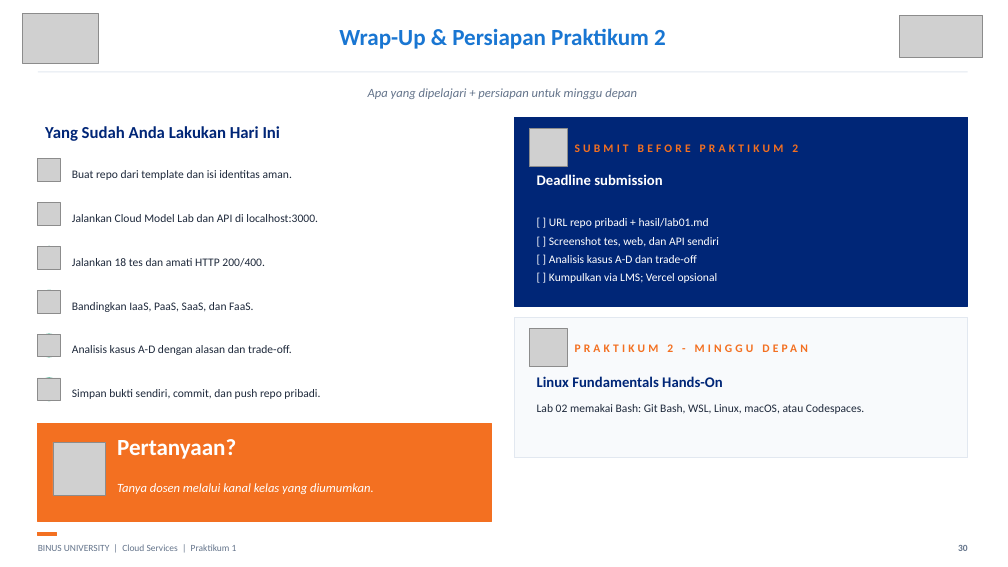
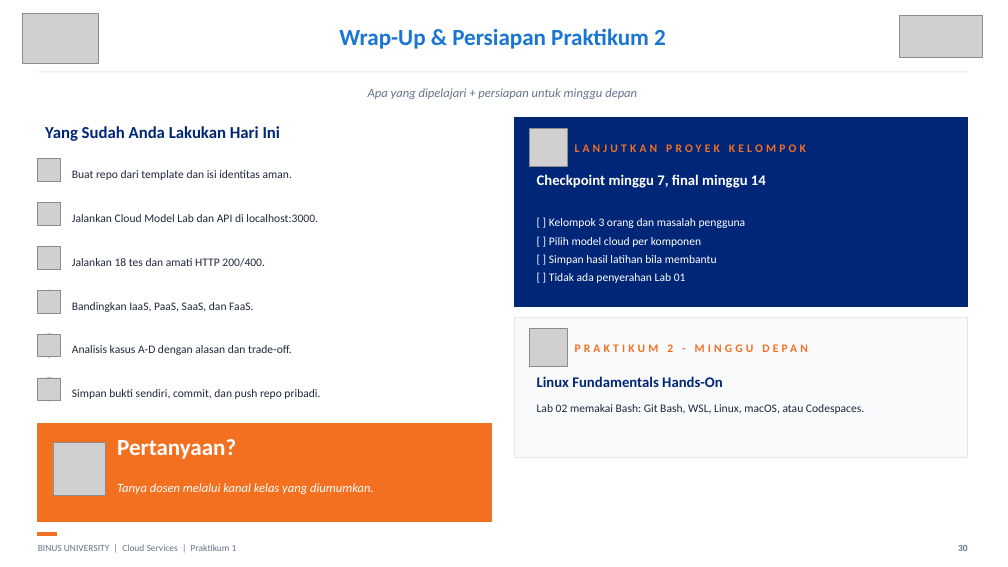
Before and after one commit to SeedFlora/meet1CloudService, a slide deck: slide 30 of slides/LAB01_Pengantar_Cloud_Hands_On_Final.pptx. Drawn at 1008x567 pixels with LibreOffice and Linux fonts; fonts in the diff are those of the drawing; grey boxes stand for pictures. Boxes give left, top, right and bottom in pixels: in the first picture for what was removed or moved away, otherwise in the second. Text is boxed around its words. In the diff, an @@ line names an element or a change of style, - is before the commit and + after.

```diff
--- a/slides/LAB01_Pengantar_Cloud_Hands_On_Final.pptx
+++ b/slides/LAB01_Pengantar_Cloud_Hands_On_Final.pptx
@@ text at bbox=[575, 144, 806, 152]: text changed @@
-SUBMIT BEFORE PRAKTIKUM 2
+LANJUTKAN PROYEK KELOMPOK
@@ text at bbox=[537, 174, 766, 188]: text changed @@
-Deadline submission
+Checkpoint minggu 7, final minggu 14
@@ text at bbox=[549, 218, 746, 283]: text changed @@
-[ ] URL repo pribadi + hasil/lab01.md
-[ ] Screenshot tes, web, dan API sendiri
-[ ] Analisis kasus A-D dan trade-off
-[ ] Kumpulkan via LMS; Vercel opsional
+[ ] Kelompok 3 orang dan masalah pengguna
+[ ] Pilih model cloud per komponen
+[ ] Simpan hasil latihan bila membantu
+[ ] Tidak ada penyerahan Lab 01
```
Also in this commit, not shown: 6 other slides changed, 11 other files.
